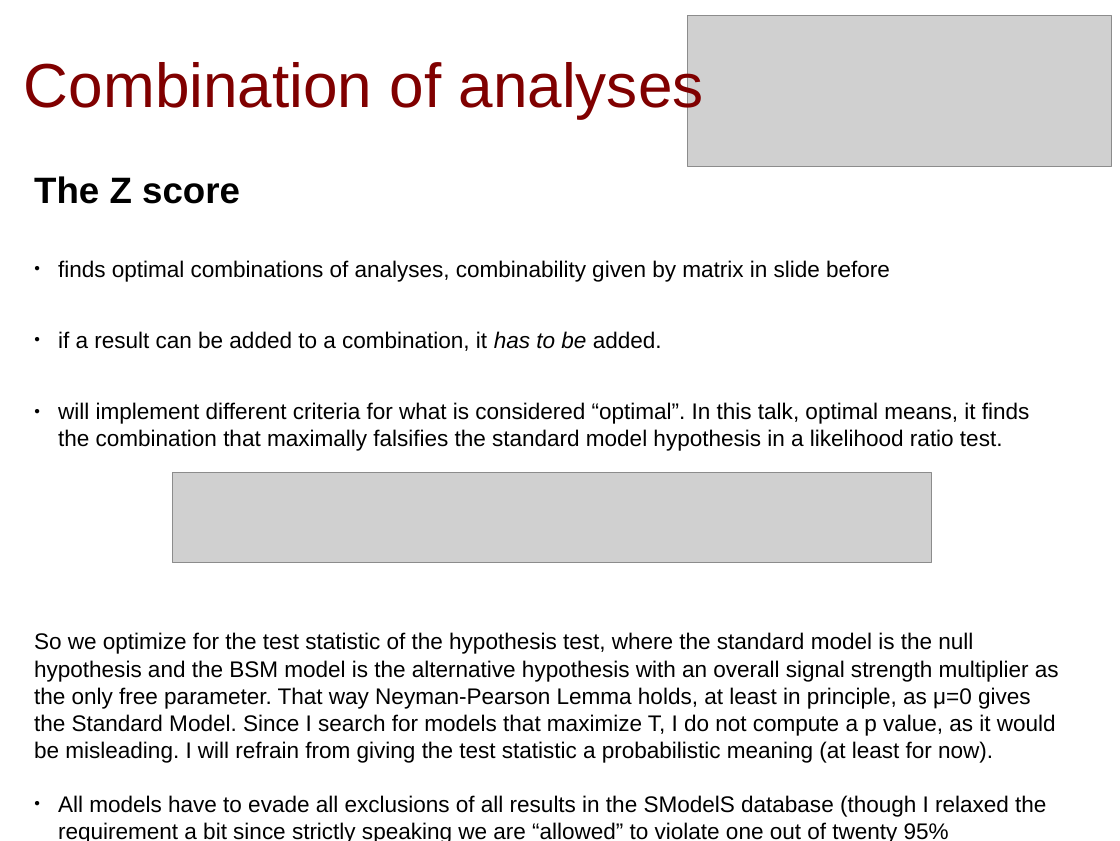
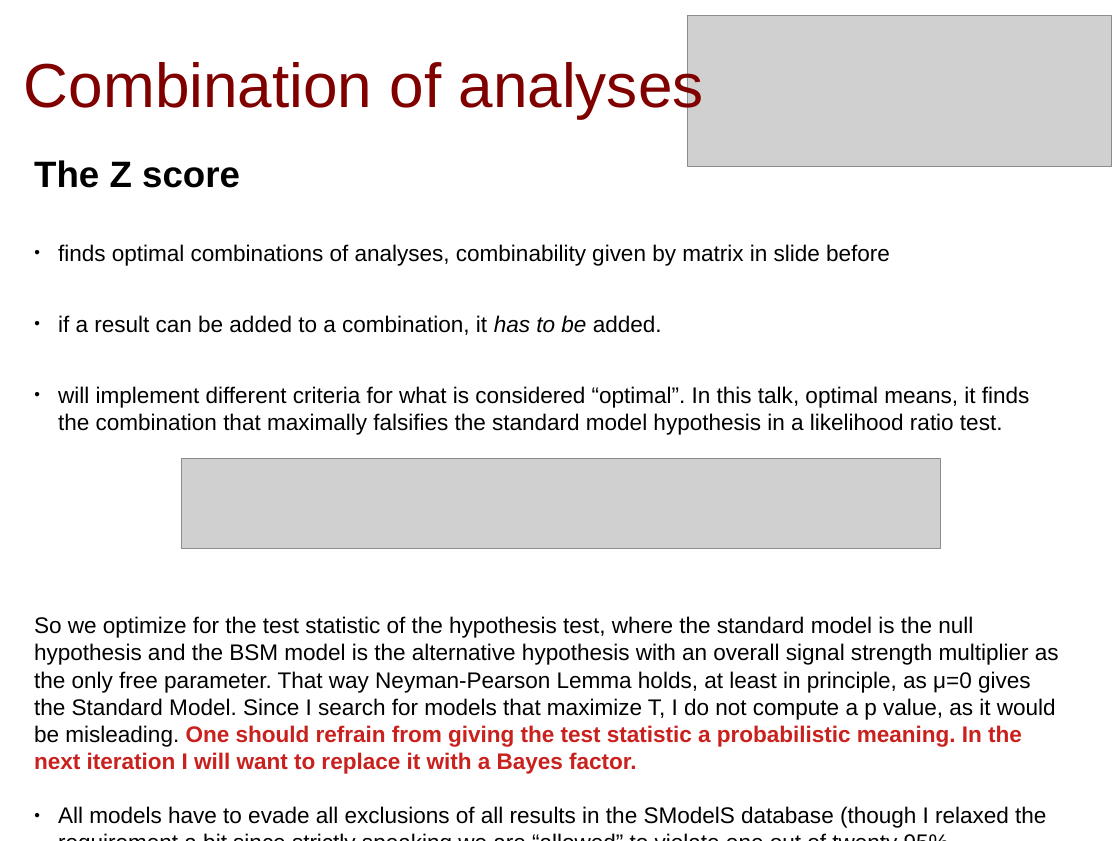
Before and after one commit to SModelS/smodels-utils, a slide deck: slide 12 of combinations/amb.odp. Drawn at 1120x841 pixels with LibreOffice and Linux fonts; fonts in the diff are those of the drawing; grey boxes stand for pictures. Boxes give left, top, right and bottom in pixels: in the first picture for what was removed or moved away, otherwise in the second. Text is boxed around its words. In the diff, an @@ line names an element or a change of style, - is before the commit and + after.

```diff
--- a/combinations/amb.odp
+++ b/combinations/amb.odp
@@ text "The Z score" moved from (x1=34, y1=176, x2=1059, y2=841) to (x1=34, y1=160, x2=1059, y2=828) @@
@@ picture moved from (x1=172, y1=473, x2=931, y2=563) to (x1=181, y1=458, x2=940, y2=549) @@
@@ text at (x1=34, y1=616, x2=1059, y2=774): text changed @@
-So we optimize for the test statistic of the hypothesis test, where the standard model is the null hypothesis and the BSM model is the alternative hypothesis with an overall signal strength multiplier as the only free parameter. That way Neyman-Pearson Lemma holds, at least in principle, as μ=0 gives the Standard Model. Since I search for models that maximize T, I do not compute a p value, as it would be misleading. I will refrain from giving the test statistic a probabilistic meaning (at least for now).
+So we optimize for the test statistic of the hypothesis test, where the standard model is the null hypothesis and the BSM model is the alternative hypothesis with an overall signal strength multiplier as the only free parameter. That way Neyman-Pearson Lemma holds, at least in principle, as μ=0 gives the Standard Model. Since I search for models that maximize T, I do not compute a p value, as it would be misleading. One should refrain from giving the test statistic a probabilistic meaning. In the next iteration I will want to replace it with a Bayes factor.
```
Also in this commit, not shown: 4 other slides changed, 3 other files.
